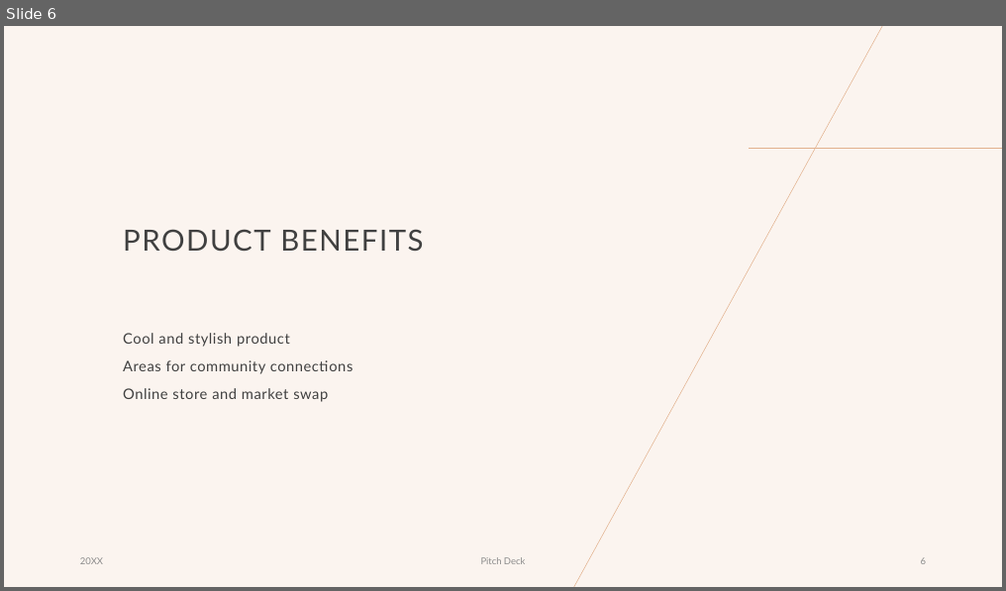
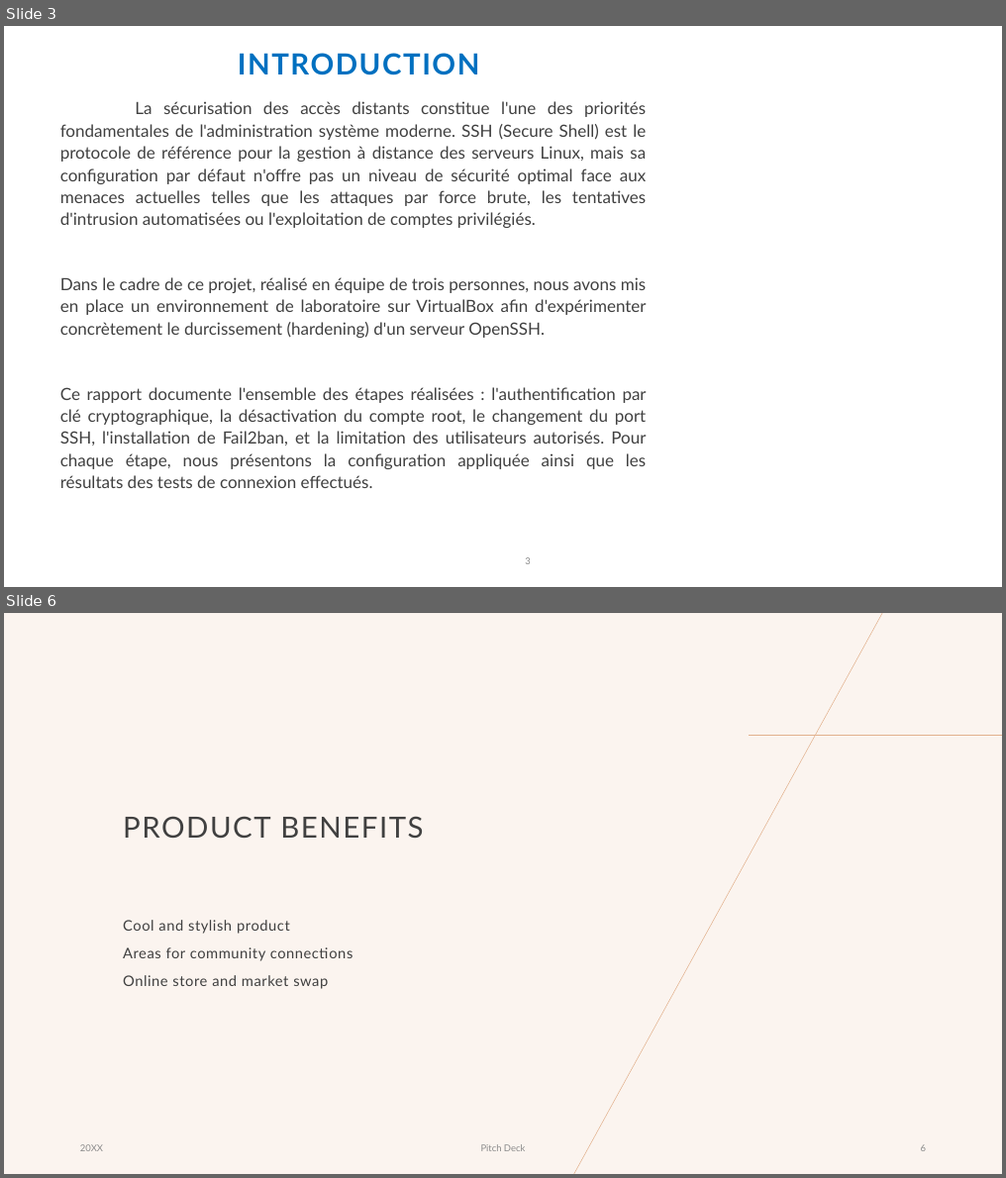
Before and after one commit to Christyy2/Projet-Final-ASI, a slide deck: Présentation-ASI.pptx. Shown one above the other, each under a label of ours: slide 6 before the commit, slides 3 and 6 after it; the slides between them are not shown. The pictures are 1006x591 and 1006x1178 pixels, drawn with LibreOffice and Linux fonts; fonts in the diff are those of the drawing; background and template pictures are left out. Boxes give left, top, right and bottom in pixels: in the first picture for what was removed or moved away, otherwise in the second. Text is boxed around its words. In the diff, an @@ line names an element or a change of style, - is before the commit and + after.

```diff
--- a/Présentation-ASI.pptx
+++ b/Présentation-ASI.pptx
@@ slide 3 added at (x1=4, y1=26, x2=1002, y2=587), background #FFFFFF @@
@@ title added at (x1=238, y1=53, x2=480, y2=76), 28 pt, text #0070C0, bold @@
+INTRODUCTION
@@ text added at (x1=60, y1=101, x2=647, y2=488), 16.1 pt, text #404040 @@
+La sécurisation des accès distants constitue l'une des priorités fondamentales de l'administration système moderne. SSH (Secure Shell) est le protocole de référence pour la gestion à distance des serveurs Linux, mais sa configuration par défaut n'offre pas un niveau de sécurité optimal face aux menaces actuelles telles que les attaques par force brute, les tentatives d'intrusion automatisées ou l'exploitation de comptes privilégiés.
+Dans le cadre de ce projet, réalisé en équipe de trois personnes, nous avons mis en place un environnement de laboratoire sur VirtualBox afin d'expérimenter concrètement le durcissement (hardening) d'un serveur OpenSSH.
+Ce rapport documente l'ensemble des étapes réalisées : l'authentification par clé cryptographique, la désactivation du compte root, le changement du port SSH, l'installation de Fail2ban, et la limitation des utilisateurs autorisés. Pour chaque étape, nous présentons la configuration appliquée ainsi que les résultats des tests de connexion effectués.
@@ page number added at (x1=525, y1=558, x2=530, y2=565), 9 pt, text #8C8C8C @@
+3
```
Also in this commit, not shown: 1 slide changed, 4 other slides added, 4 slides removed.
